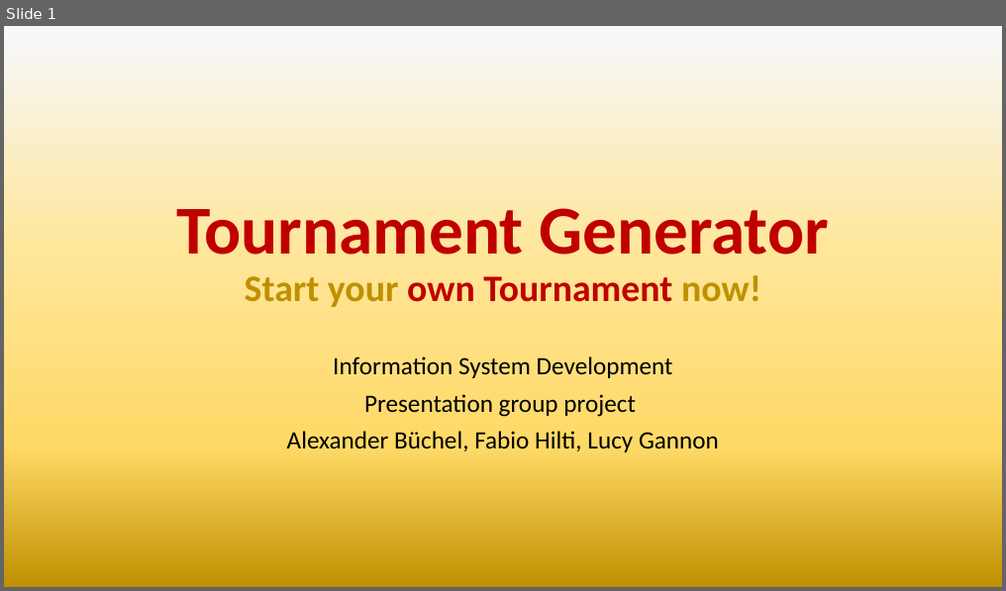
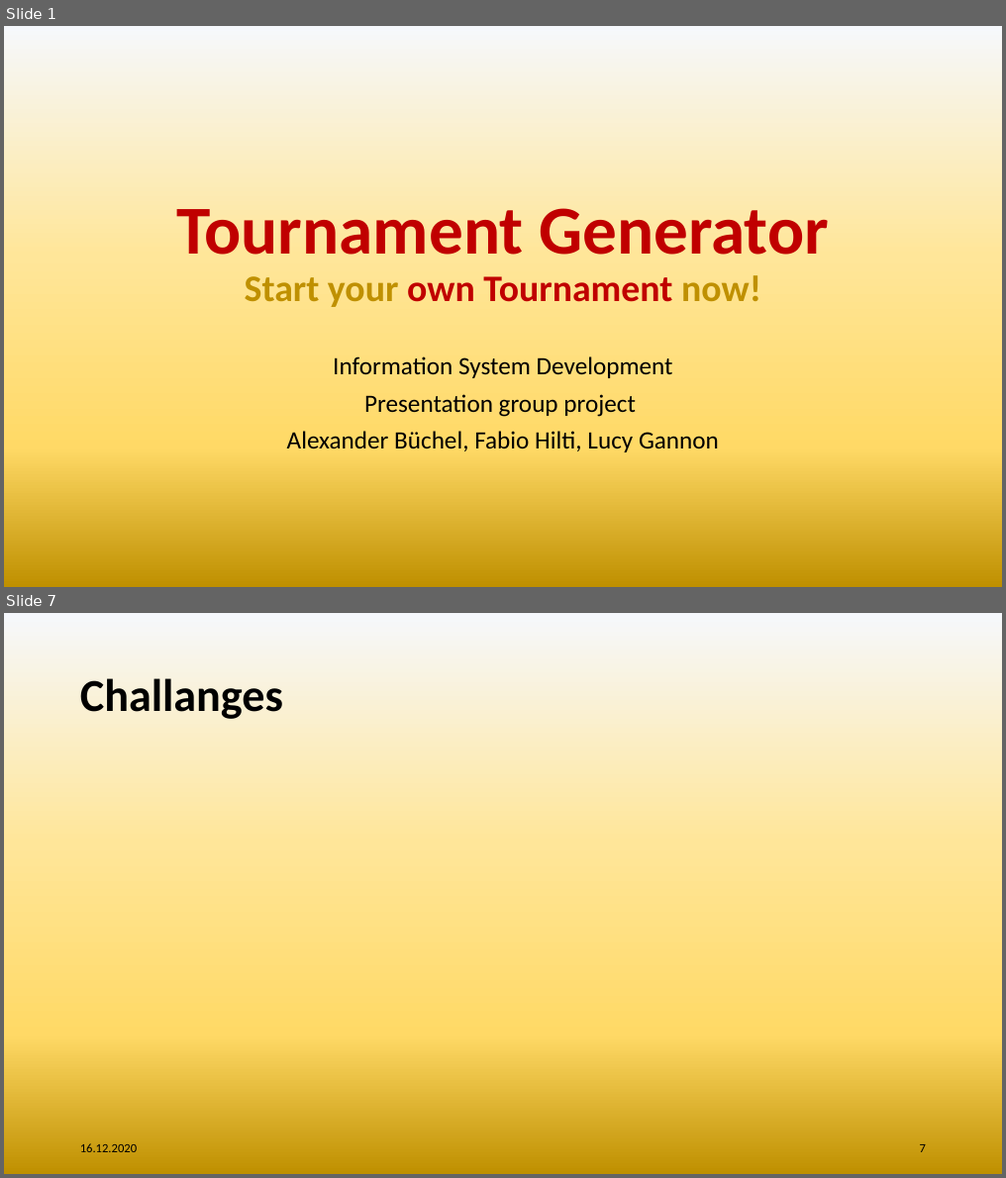
Before and after one commit to BuecAle/TournamentGenerator_ISD, a slide deck: notes/Tournament Generator Presentation.pptx. Shown one above the other, each under a label of ours: slide 1 before the commit, slides 1 and 7 after it; the slides between them are not shown. The pictures are 1006x591 and 1006x1178 pixels, drawn with LibreOffice and Linux fonts; fonts in the diff are those of the drawing; background and template pictures are left out. Boxes give left, top, right and bottom in pixels: in the first picture for what was removed or moved away, otherwise in the second. Text is boxed around its words. In the diff, an @@ line names an element or a change of style, - is before the commit and + after.

```diff
--- a/notes/Tournament Generator Presentation.pptx
+++ b/notes/Tournament Generator Presentation.pptx
@@ slide 7 added at bbox=[4, 613, 1002, 1174], background gradient #F6F8FC to #FFE699 to #FFD966 to #BF9000 @@
@@ title added at bbox=[80, 678, 283, 719], 44 pt, text #000000, bold @@
+Challanges
@@ text added at bbox=[80, 1144, 137, 1153], 12 pt, text #000000 @@
+16.12.2020
@@ page number added at bbox=[920, 1145, 926, 1153], 12 pt, text #000000 @@
+7
```
Also in this commit, not shown: 1 slide changed, 7 other slides added.
